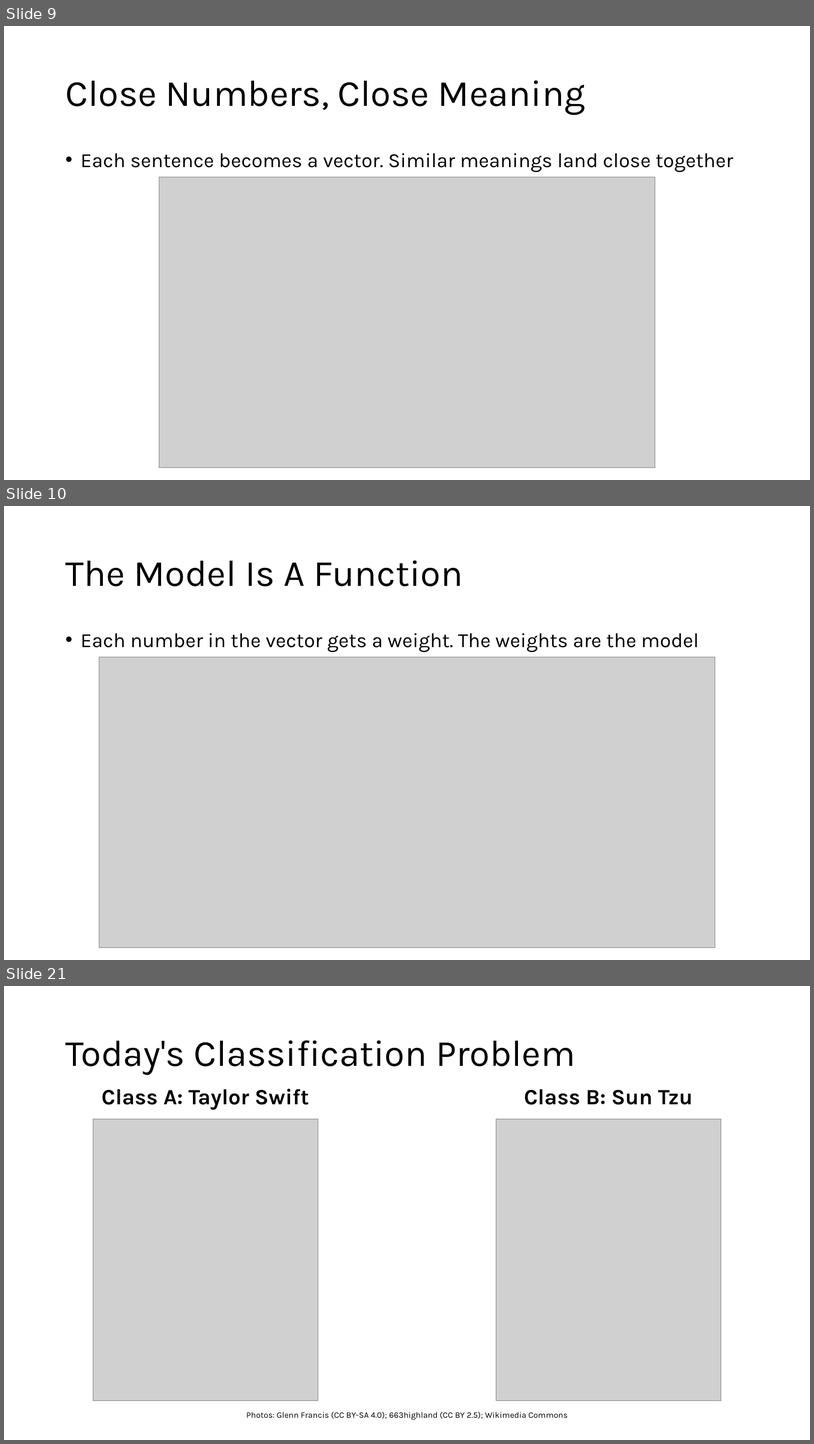
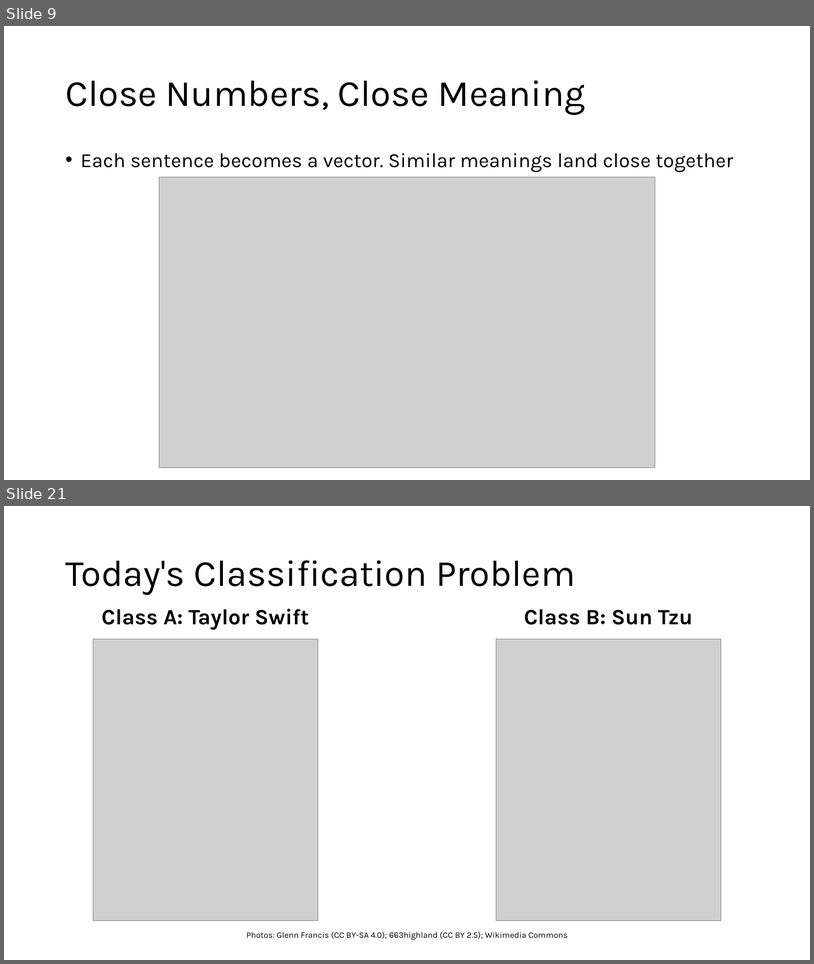
Before and after one commit to IslamTayeb/tzu-vs-taylor, a slide deck: slides/tzu_vs_taylor_lecture.pptx. Shown one above the other, each under a label of ours: slides 9, 10 and 21 before the commit, slides 9 and 21 after it; the slides between them are not shown. The pictures are 814x1444 and 814x964 pixels, drawn with LibreOffice and Linux fonts; fonts in the diff are those of the drawing; grey boxes stand for pictures. Boxes give left, top, right and bottom in pixels: in the first picture for what was removed or moved away, otherwise in the second. Text is boxed around its words. In the diff, an @@ line names an element or a change of style, - is before the commit and + after.

```diff
--- a/slides/tzu_vs_taylor_lecture.pptx
+++ b/slides/tzu_vs_taylor_lecture.pptx
@@ slide 10 removed at [4,506,810,960], background #FFFFFF @@
@@ title removed at [65,560,463,586] @@
-The Model Is A Function
@@ text removed at [81,633,699,652] @@
-• Each number in the vector gets a weight. The weights are the model
@@ picture removed at [99,657,716,948] @@
```
Also in this commit, not shown: 5 slides changed, 1 slide added, 25 other files.
